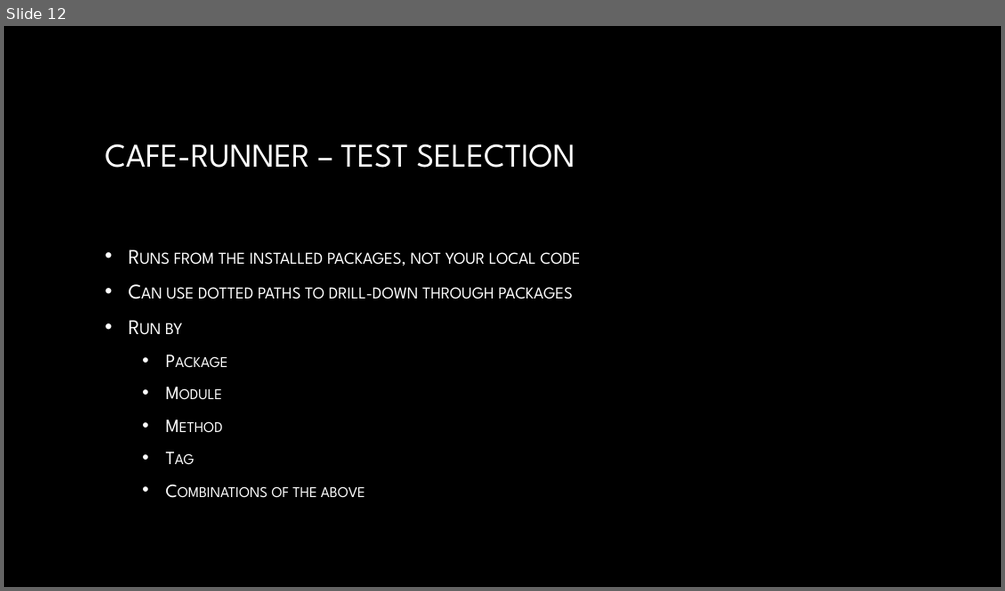
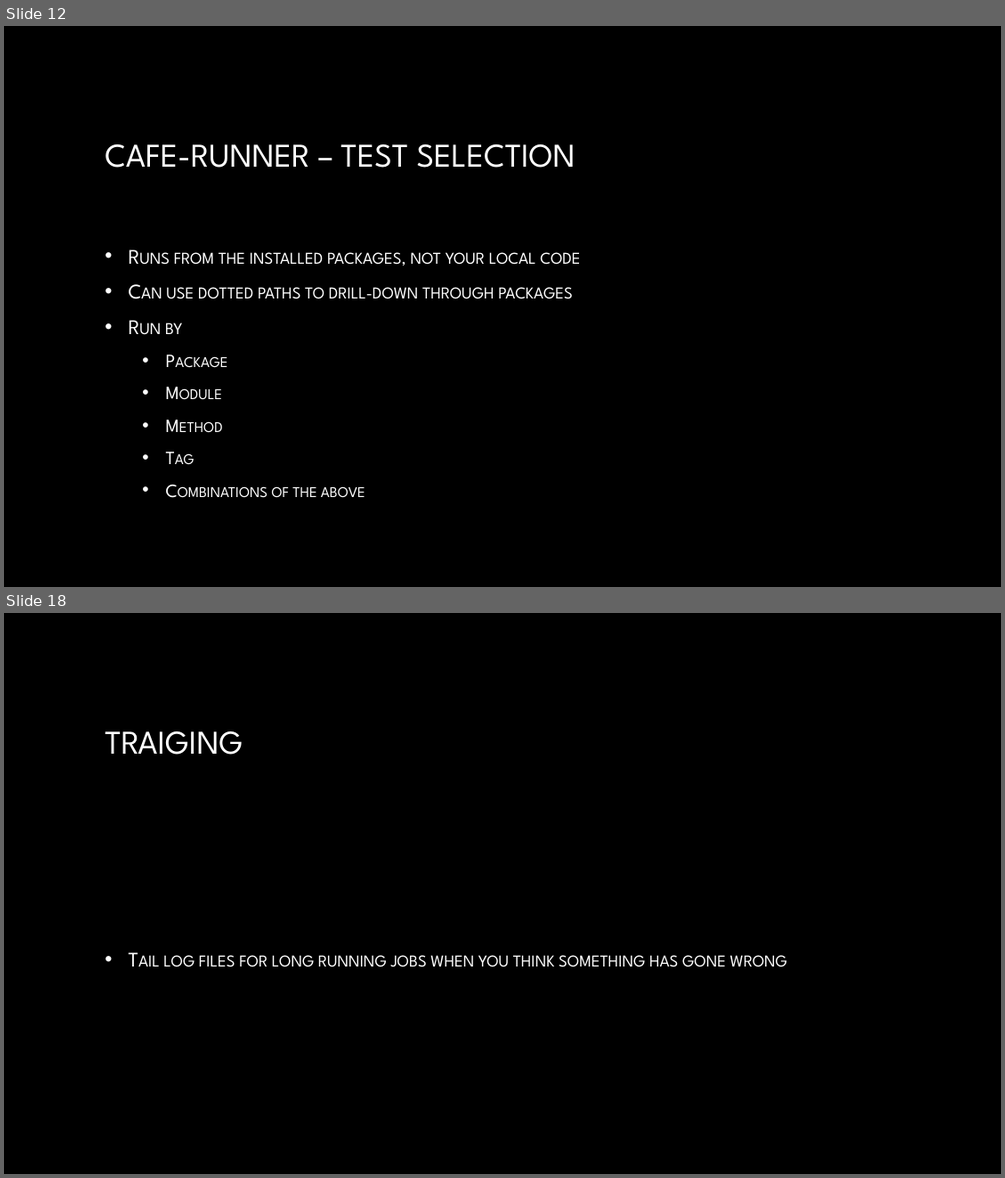
Before and after one commit to dwalleck/opencafe-training, a slide deck: OpenCafeTraining-Part2.pptx. Shown one above the other, each under a label of ours: slide 12 before the commit, slides 12 and 18 after it; the slides between them are not shown. The pictures are 1005x591 and 1005x1178 pixels, drawn with LibreOffice and Linux fonts; fonts in the diff are those of the drawing; background and template pictures are left out. Boxes give left, top, right and bottom in pixels: in the first picture for what was removed or moved away, otherwise in the second. Text is boxed around its words. In the diff, an @@ line names an element or a change of style, - is before the commit and + after.

```diff
--- a/OpenCafeTraining-Part2.pptx
+++ b/OpenCafeTraining-Part2.pptx
@@ slide 18 added at <box>4,613,1001,1174</box>, background picture (left out) @@
@@ title added at <box>105,731,243,755</box>, 32 pt, text gradient #FFFFFF to #A6A6A6 @@
+TRAIGING
@@ text added at <box>163,955,787,967</box>, 20 pt, text gradient #FFFFFF to #BFBFBF, small capitals @@
+• Tail log files for long running jobs when you think something has gone wrong
```
Also in this commit, not shown: 4 slides changed, 4 other slides added, 1 slide removed, 8 other files.
